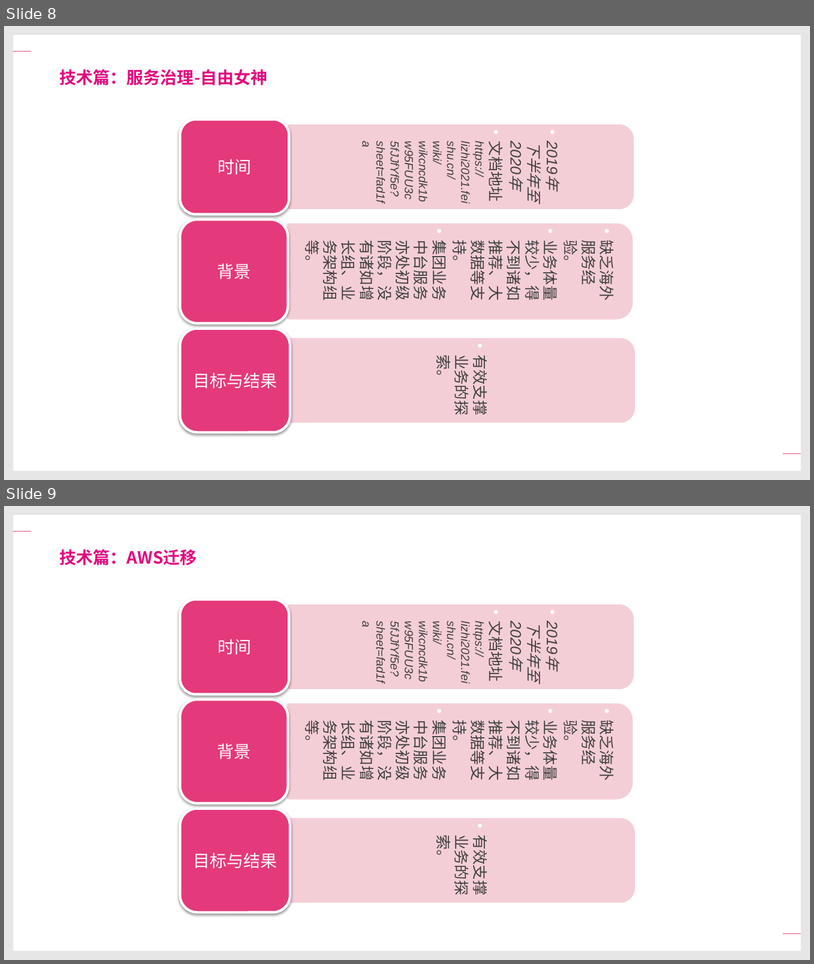
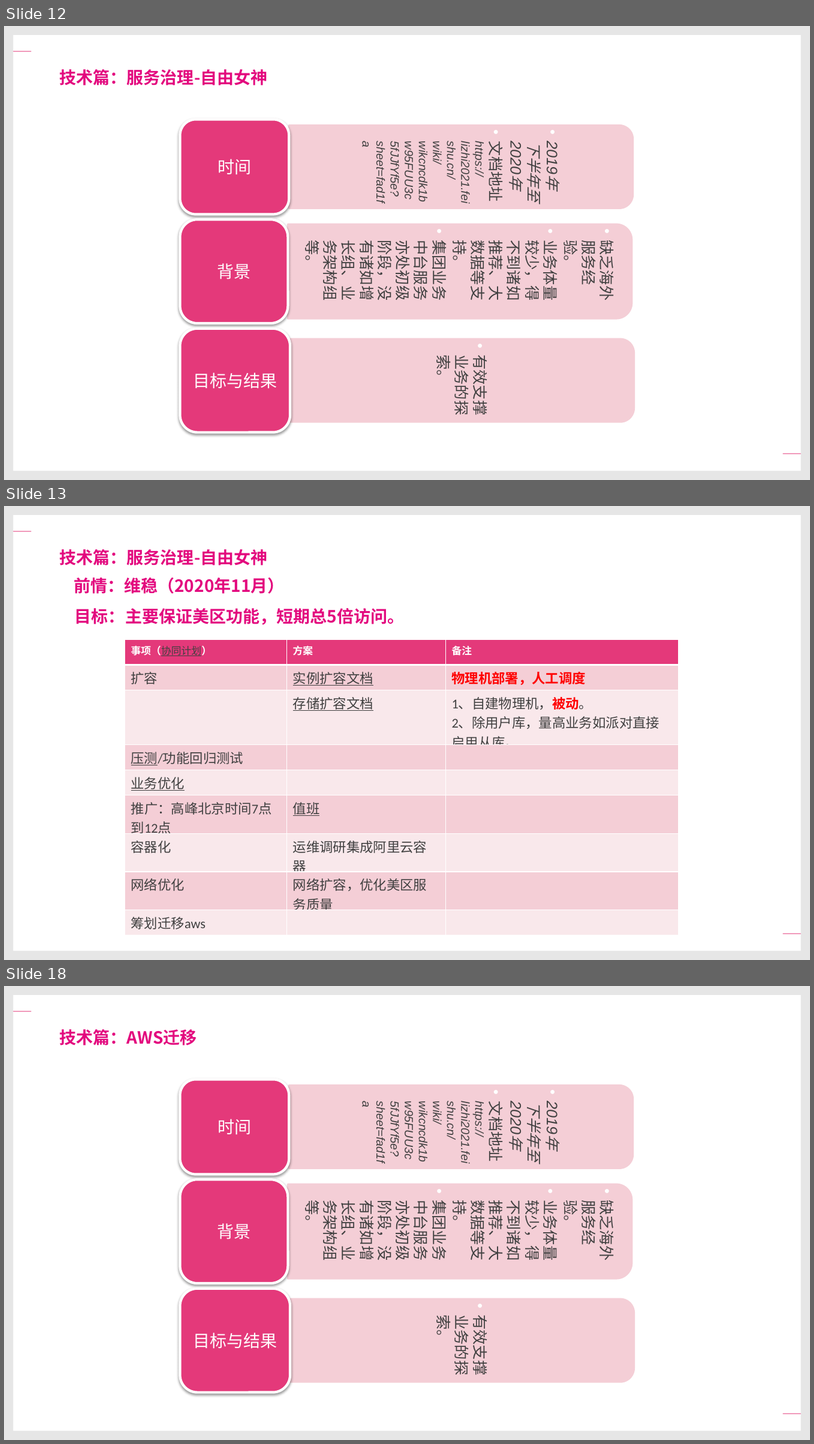
Before and after one commit to xiejuntao/growth, a slide deck: Review/TIYA服务这三年.pptx. Shown one above the other, each under a label of ours: slides 8 and 9 before the commit, slides 12, 13 and 18 after it; the slides between them are not shown. The pictures are 814x964 and 814x1444 pixels, drawn with LibreOffice and Linux fonts; fonts in the diff are those of the drawing; background and template pictures are left out. Boxes give left, top, right and bottom in pixels: in the first picture for what was removed or moved away, otherwise in the second. Text is boxed around its words. In the diff, an @@ line names an element or a change of style, - is before the commit and + after.

```diff
--- a/Review/TIYA服务这三年.pptx
+++ b/Review/TIYA服务这三年.pptx
@@ slide 13 added at box(4, 506, 810, 960), background #FFFFFF; not listed: 6 template elements that a slide beside it also shows @@
@@ text added at box(60, 549, 268, 565), 20 pt, text #E3097E, bold @@
+技术篇：服务治理-自由女神
@@ text added at box(74, 577, 285, 594), 20 pt, text #E3097E, bold @@
+前情：维稳（2020年11月）
@@ text added at box(75, 608, 405, 625), 20 pt, text #E3097E, bold @@
+目标：主要保证美区功能，短期总5倍访问。
@@ table added at box(125, 640, 679, 931), 9 rows, 3 columns @@
+事项（协同计划） | 方案 | 备注
+扩容 | 实例扩容文档 | 物理机部署，人工调度
+ | 存储扩容文档 | 1、自建物理机，被动。 / 2、除用户库，量高业务如派对直接启用从库。
+压测/功能回归测试 |  | 
+业务优化 |  | 
+推广：高峰北京时间7点到12点 | 值班 | 
+容器化 | 运维调研集成阿里云容器 | 
+网络优化 | 网络扩容，优化美区服务质量 | 
+筹划迁移aws |  | 
@@ what was slide 8 is now slide 12 @@
@@ what was slide 9 is now slide 18 @@
```
Also in this commit, not shown: 1 slide changed, 10 other slides added.
